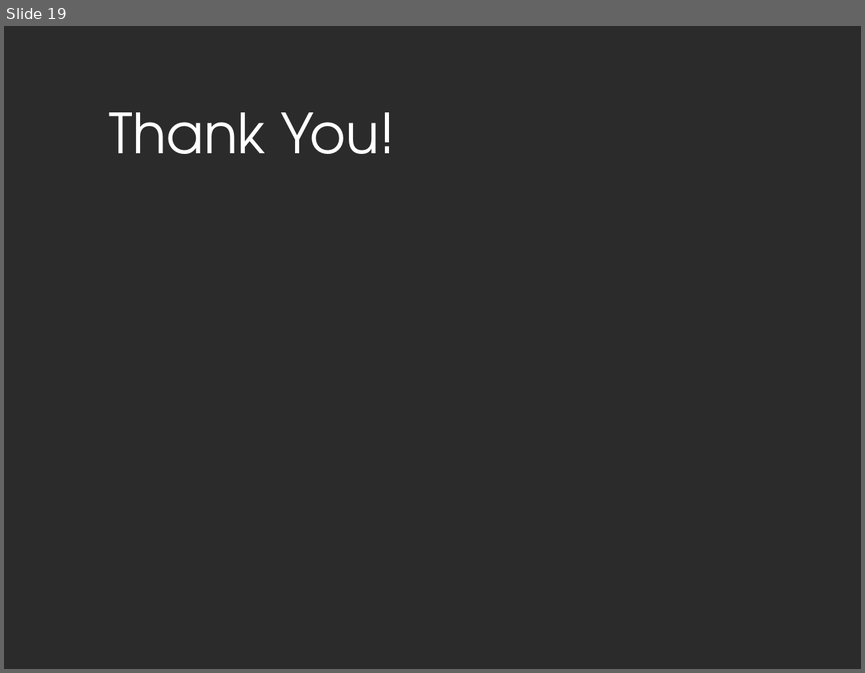
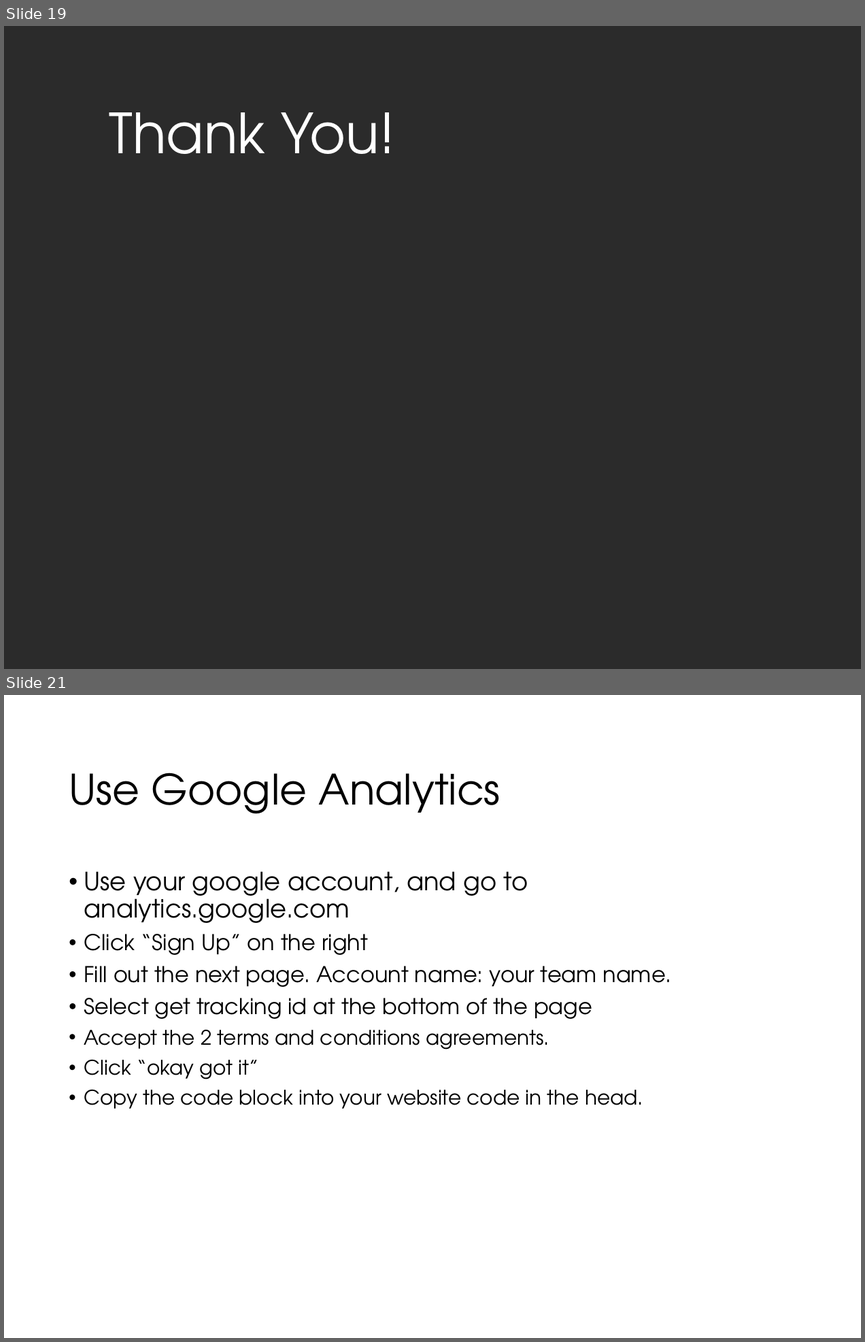
Before and after one commit to jackcrane/htmllessons.github.io, a slide deck: HTML workshop powerpoint.ppt. Shown one above the other, each under a label of ours: slide 19 before the commit, slides 19 and 21 after it; the slides between them are not shown. The pictures are 865x673 and 865x1342 pixels, drawn with LibreOffice and Linux fonts; fonts in the diff are those of the drawing; background and template pictures are left out; a plain dark background stands for a picture behind light text. Boxes give left, top, right and bottom in pixels: in the first picture for what was removed or moved away, otherwise in the second. Text is boxed around its words. In the diff, an @@ line names an element or a change of style, - is before the commit and + after.

```diff
--- a/HTML workshop powerpoint.ppt
+++ b/HTML workshop powerpoint.ppt
@@ slide 21 added at bbox=[4, 695, 861, 1338], background picture (left out) @@
@@ title added at bbox=[69, 773, 500, 814], 50 pt, text #000000 @@
+Use Google Analytics
@@ text added at bbox=[84, 871, 672, 1108], 26 pt, text #000000 @@
+• Use your google account, and go to analytics.google.com
+• Click “Sign Up” on the right
+• Fill out the next page. Account name: your team name.
+• Select get tracking id at the bottom of the page
+• Accept the 2 terms and conditions agreements.
+• Click “okay got it”
+• Copy the code block into your website code in the head.
```
Also in this commit, not shown: 2 slides changed, 1 other slide added, 4 other files.
